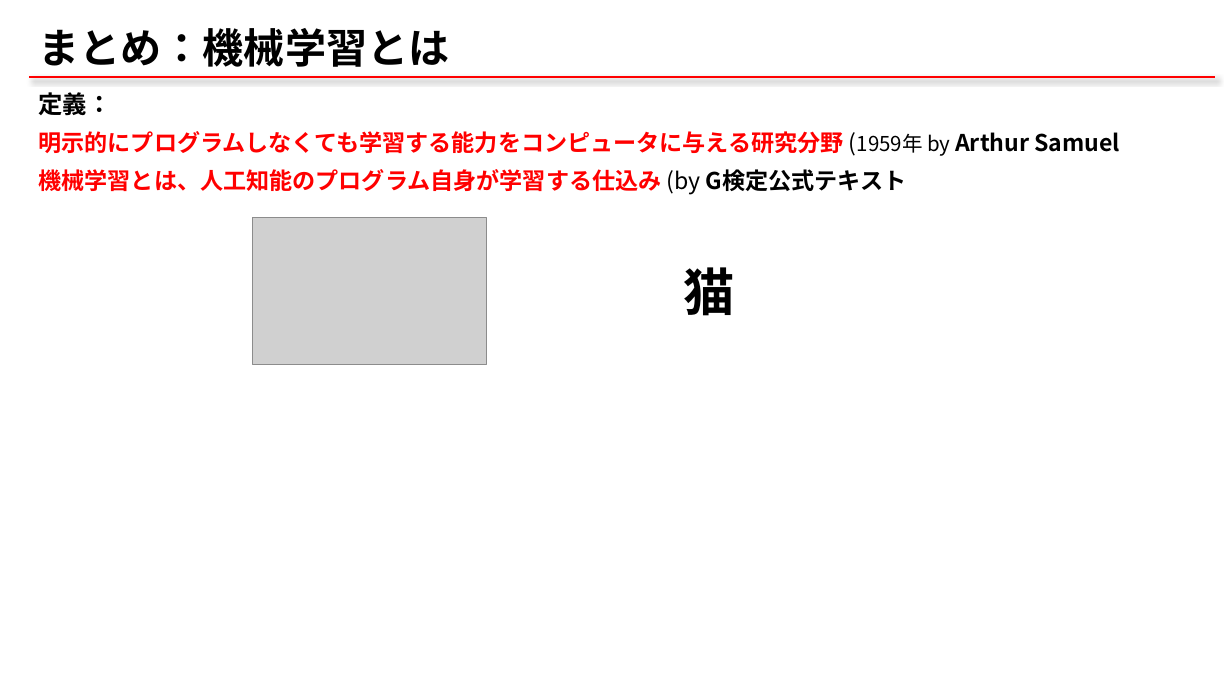
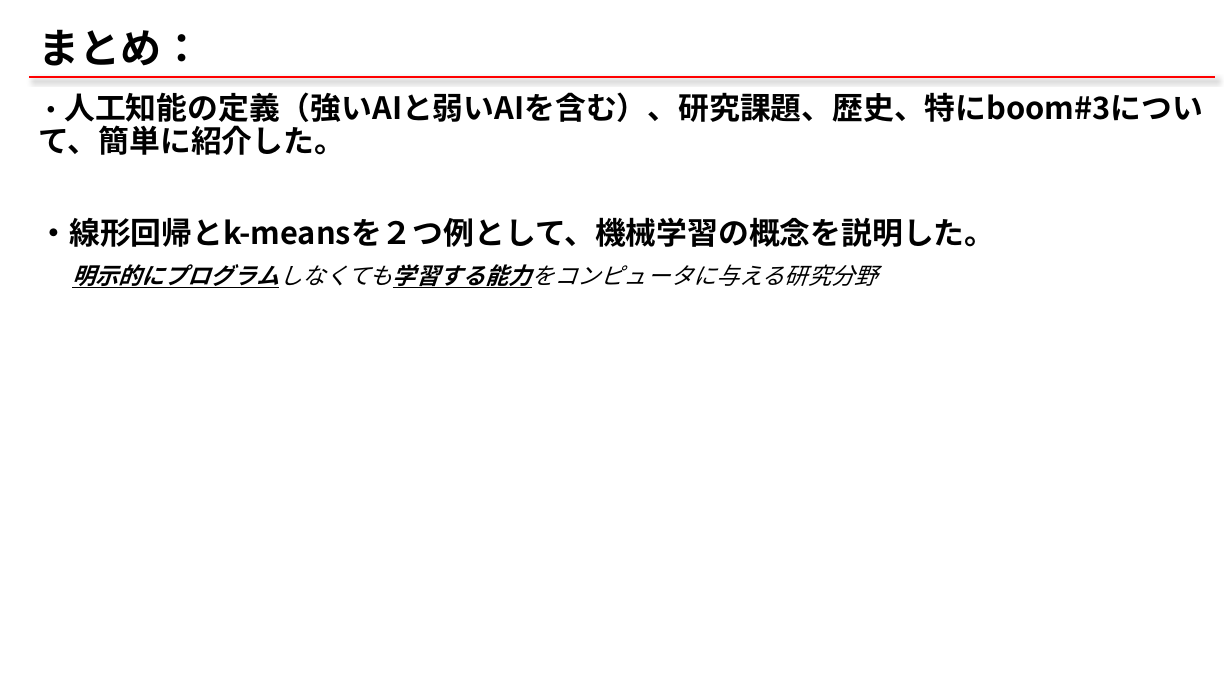
Before and after one commit to qqinxl2015/machine-learning-basic, a slide deck: slide 24 of _ML_00_start.pptx (slide 25 before the commit). Drawn at 1232x693 pixels with LibreOffice and Linux fonts; fonts in the diff are those of the drawing; grey boxes stand for pictures. Boxes give left, top, right and bottom in pixels: in the first picture for what was removed or moved away, otherwise in the second. Text is boxed around its words. In the diff, an @@ line names an element or a change of style, - is before the commit and + after.

```diff
--- a/_ML_00_start.pptx
+++ b/_ML_00_start.pptx
@@ title at [39,29,203,66]: text changed @@
-まとめ：機械学習とは
+まとめ：
@@ text at [39,92,1203,288]: text changed; size 18 to 24 pt; text colour #FF0000 to #000000 @@
-定義：
-明示的にプログラムしなくても学習する能力をコンピュータに与える研究分野 (1959年 by Arthur Samuel
-機械学習とは、人工知能のプログラム自身が学習する仕込み (by G検定公式テキスト
+・人工知能の定義（強いAIと弱いAIを含む）、研究課題、歴史、特にboom#3について、簡単に紹介した。
+・線形回帰とk-meansを２つ例として、機械学習の概念を説明した。
+明示的にプログラムしなくても学習する能力をコンピュータに与える研究分野
@@ picture removed at [252,217,487,364] @@
@@ text removed at [683,267,734,316] @@
-猫
```
Also in this commit, not shown: 4 other slides changed, 1 slide added, 1 other file.
